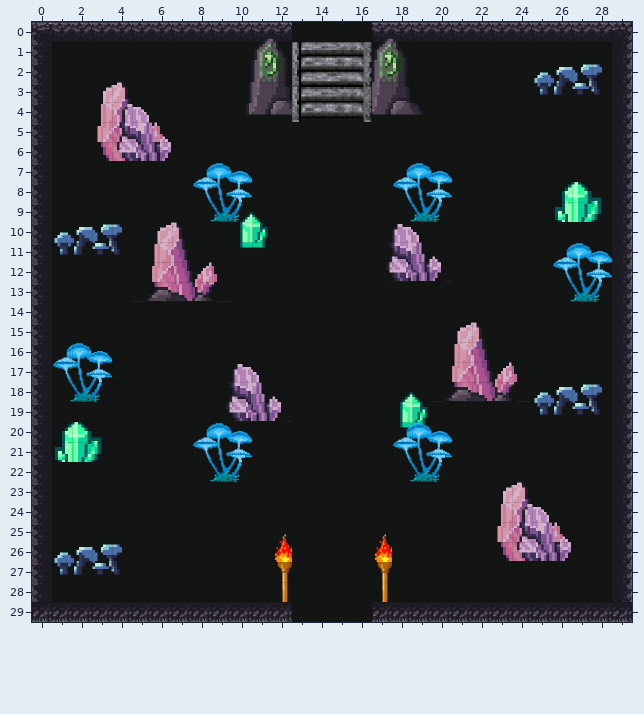
Two states of a Tiled map (JSON), PathoftheLoneWolf/assets/Map2.tmj. The picture above is the old version.
Cells are 32x32 px. Shown: x 0..29, y 0..29.
After the commit:
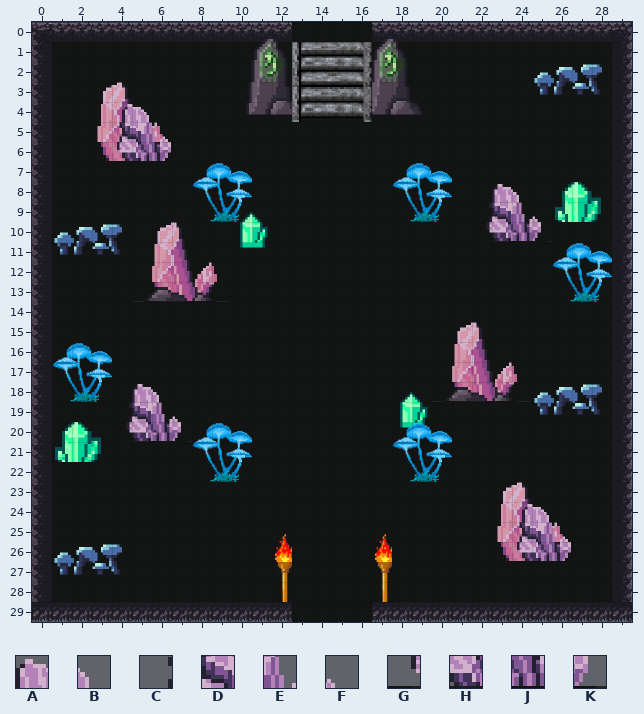
Key: from "crystal cave tiles (1)": A 1311, B 1312, C 1366, D 1367, E 1368, F 1369, G 1422, H 1423, J 1424, K 1425.
_ is an empty cell, . an unchanged one.
The exact change:
--- layer "Crystal"
@@ x 17..25 @@
- 8 ......__.
- 9 .....____
-10 .AB..____
-11 CDEF.....
-12 GHJK.....
+ 8 ......AB.
+ 9 .....CDEF
+10 .__..GHJK
+11 ____.....
+12 ____.....
@@ x 4..12 @@
-17 ......AB.
-18 .__..CDEF
-19 ____.GHJK
-20 ____.....
+17 ......__.
+18 .AB..____
+19 CDEF.____
+20 GHJK.....
